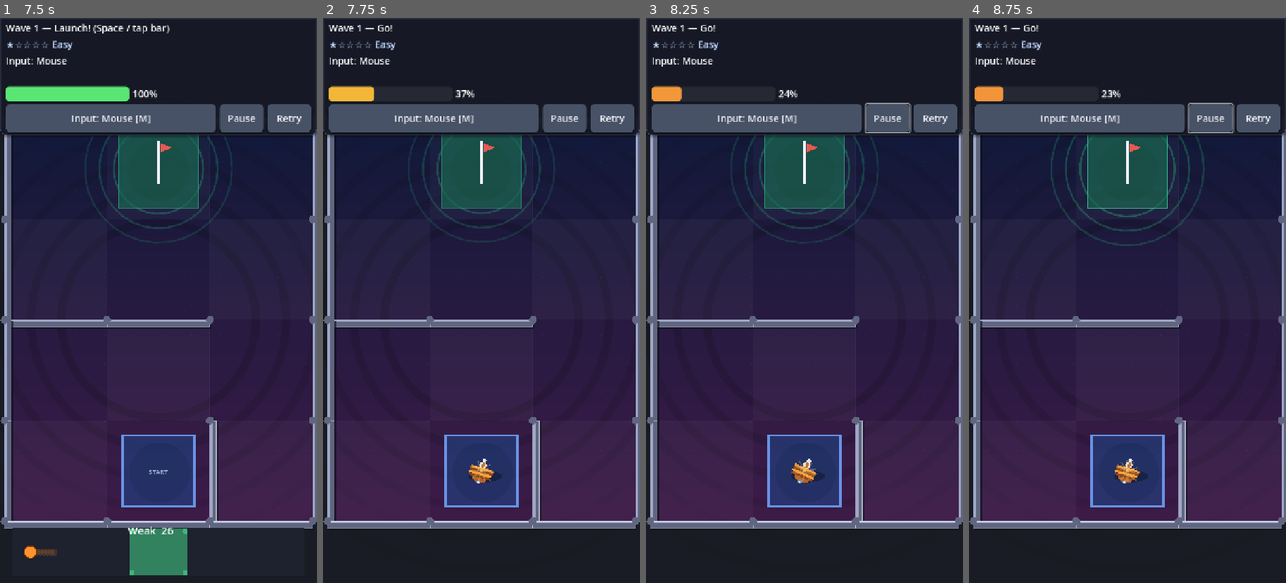
Above: before the commit, frames 1-4 (left to right).
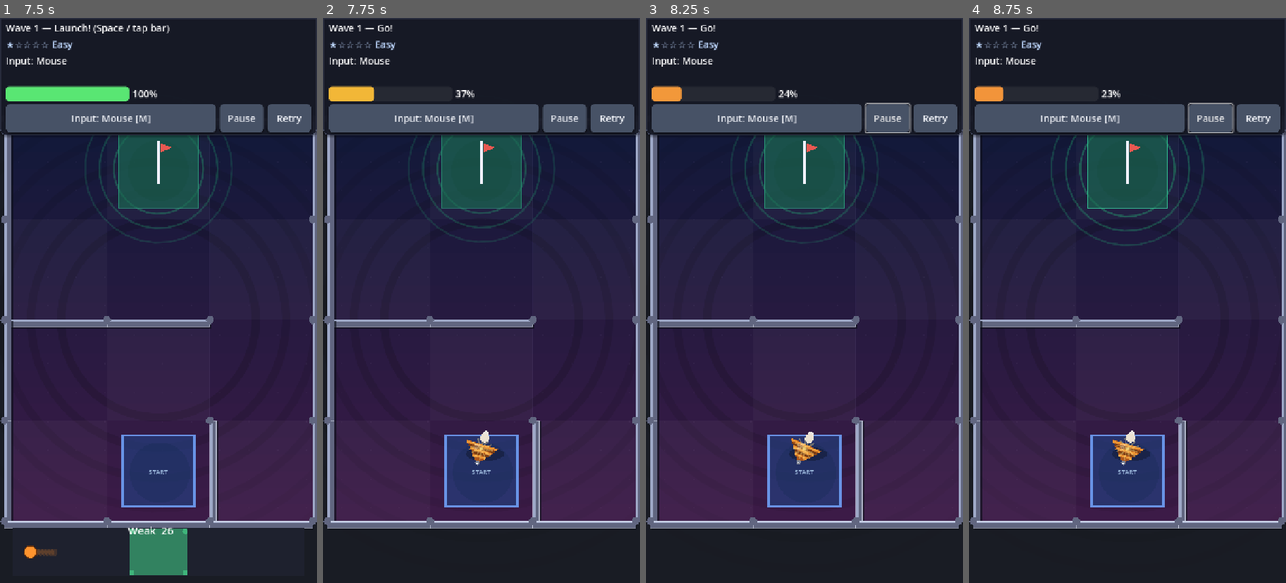
Above: after the commit, the same moments.

Repository: mhaiprojects/Spinning-Top-Maze
Game: Godot game, scene res://scenes/main.tscn
Two runs of this game, one before a commit and one after it. Both use one fixed random seed, a clock stepped at 60 frames per second and the inputs below.
Inputs (mouse positions are in pixels of both pictures, inside the frame that each line leads up to):
- Up to frame 1 (7.5 s): click "Retry" at 0.5 s; click "Retry" at 1.25 s; click "Retry" at 2 s; click "Input: Mouse [M]" at 2.75 s; click "Input: Keyboard [M]" at 3.5 s; click "Input: Drag [M]" at 4.25 s; click "Input: Tilt [M]" at 5 s; click "Pause" at 5.75 s; move the mouse to (142, 413) at 6.52 s; hold Up 6.53-7.25 s; tap Keypad Enter at 6.6 s; click (142, 413) at 6.67 s; drag from (253, 385) to (158, 170) at 7.27 s
- Up to frame 2 (7.75 s): no input
- Up to frame 3 (8.25 s): move the mouse to (709, 215) at 8.02 s; hold Left from 8.03 s (still down); tap Tab at 8.1 s
- Up to frame 4 (8.75 s): keep holding Left

Frame 1 is identical in both runs. In frame 2, 0.6% of the frame differs, in the area x 45-58%, y 73-83%; in frame 3, 0.6%; in frame 4, 0.6%.

Commit message:
2026-11-19 00:09 AEDT: Unfreeze top for real intro→launch→run steering
Root cause: park/freeze during intro and launch left the RigidBody2D with
freeze=true and/or jammed inside start-wall contacts, so steering forces and
even velocity did not move the visible body while power still decayed
(set_run_active(true) also no-opped when fall state was set).

Fix: wake_for_run() always clears fall state and syncs PhysicsServer2D;
deactivate uses collision-off instead of freeze; park the top below the maze
during intro/launch; spawn with run_spawn_position() nudge into the open lane;
_begin_run calls wake + deferred physics sync. STM_DEBUG=1 logs pos/freeze/vel.

Co-authored-by: Cursor <cursoragent@cursor.com>

Diff:
--- a/scripts/main.gd
+++ b/scripts/main.gd
@@ -174,7 +174,7 @@
 	_generate_maze()
 	_top.visible = false
 	_top.set_run_active(false)
-	_top.global_position = Vector2(-4000, -4000)
+	_park_top_off_maze()
 	_launch.visible = false
 	phase = Phase.INTRO
 	if _ui.has_method("on_phase_intro"):
@@ -184,6 +184,12 @@
 
 func _on_launch_released(power: float) -> void:
 	call_deferred("_begin_run", power)
+
+
+func _park_top_off_maze() -> void:
+	var dock: Vector2 = _play_rect.position + Vector2(_play_rect.size.x * 0.5, _play_rect.end.y + 72)
+	_top.global_position = dock
+	_top.sync_physics_state()
 
 
 func _begin_run(power: float) -> void:
@@ -194,8 +200,9 @@
 	_launch.visible = false
 	_launch.cancel()
 	_top.configure_for_wave(wave)
-	_top.reset_top(_maze.start_position(), power)
-	_top.set_run_active(true)
+	_top.reset_top(_maze.run_spawn_position(), power)
+	_top.wake_for_run()
+	_top.call_deferred("sync_physics_state")
 	if _ui.has_method("on_phase_run"):
 		_ui.on_phase_run(wave)
 
--- a/scripts/maze_world.gd
+++ b/scripts/maze_world.gd
@@ -66,6 +66,10 @@
 
 func start_position() -> Vector2:
 	return cell_center(maze_data.start_cell)
+
+
+func run_spawn_position() -> Vector2:
+	return start_position() + Vector2(0, -_cell_size.y * 0.22)
 
 
 func first_wall_body() -> StaticBody2D:
--- a/scripts/spinning_top.gd
+++ b/scripts/spinning_top.gd
@@ -16,7 +16,8 @@
 const HIT_COOLDOWN_MS := 150
 const STEER_FORCE := 480.0
 const MAX_LINEAR_SPEED := 520.0
-const RADIUS := 40.0
+const RADIUS := 46.0
+const TRAIL_JUMP := 100.0
 const TRAIL_LEN := 18
 const FALL_ANIM := 1.0
 
@@ -35,6 +36,8 @@
 var _trail: Array[Vector2] = []
 var _trail_line: Line2D
 var _spark: CPUParticles2D
+var _spark_flash: CPUParticles2D
+var _dbg_tick := 0.0
 
 
 func _ready() -> void:
@@ -57,21 +60,37 @@
 	_trail_line.width = 7.0
 	_trail_line.default_color = Color(1, 0.65, 0.25, 0.5)
 	_trail_line.joint_mode = Line2D.LINE_JOINT_ROUND
+	_trail_line.z_index = 8
 	add_child(_trail_line)
 	_spark = CPUParticles2D.new()
+	_spark.z_index = 120
 	_spark.emitting = false
 	_spark.one_shot = true
-	_spark.amount = 28
-	_spark.lifetime = 0.32
-	_spark.explosiveness = 0.95
+	_spark.amount = 18
+	_spark.lifetime = 0.35
+	_spark.explosiveness = 1.0
 	_spark.direction = Vector2.ZERO
 	_spark.spread = 180.0
-	_spark.initial_velocity_min = 80.0
-	_spark.initial_velocity_max = 220.0
-	_spark.scale_amount_min = 3.0
-	_spark.scale_amount_max = 6.0
-	_spark.color = Color(1.0, 0.85, 0.35)
+	_spark.initial_velocity_min = 120.0
+	_spark.initial_velocity_max = 280.0
+	_spark.scale_amount_min = 4.0
+	_spark.scale_amount_max = 9.0
+	_spark.color = Color(1.0, 0.95, 0.45)
 	add_child(_spark)
+	_spark_flash = CPUParticles2D.new()
+	_spark_flash.z_index = 121
+	_spark_flash.emitting = false
+	_spark_flash.one_shot = true
+	_spark_flash.amount = 10
+	_spark_flash.lifetime = 0.25
+	_spark_flash.explosiveness = 1.0
+	_spark_flash.direction = Vector2.ZERO
+	_spark_flash.spread = 180.0
+	_spark_flash.initial_velocity_min = 60.0
+	_spark_flash.initial_velocity_max = 140.0
+	_spark_flash.color = Color(1, 1, 1)
+	add_child(_spark_flash)
+	z_index = 10
 	set_run_active(false)
 
 
@@ -82,24 +101,60 @@
 
 
 func set_run_active(active: bool) -> void:
-	if _fall_kind != FallKind.NONE:
-		return
-	_run_active = active
+	if not active and _fall_kind != FallKind.NONE:
+		return
 	if active:
-		collision_layer = 1
-		collision_mask = 6
-		set_deferred("contact_monitor", true)
-		freeze = false
-		sleeping = false
-	else:
-		set_deferred("contact_monitor", false)
-		collision_layer = 0
-		collision_mask = 0
-		freeze = true
-		linear_velocity = Vector2.ZERO
-		angular_velocity = 0.0
-		_trail.clear()
-		_trail_line.clear_points()
+		wake_for_run()
+		return
+	_run_active = false
+	contact_monitor = false
+	collision_layer = 0
+	collision_mask = 0
+	freeze = false
+	sleeping = false
+	linear_velocity = Vector2.ZERO
+	angular_velocity = 0.0
+	_trail.clear()
+	_trail_line.clear_points()
+	_sync_physics_body()
+
+
+func wake_for_run() -> void:
+	_fall_kind = FallKind.NONE
+	_falling = false
+	_fall_t = 0.0
+	_run_active = true
+	collision_layer = 1
+	collision_mask = 6
+	freeze = false
+	sleeping = false
+	contact_monitor = true
+	_trail.clear()
+	_trail_line.clear_points()
+	_sync_physics_body()
+
+
+func _sync_physics_body() -> void:
+	freeze = false
+	linear_velocity = Vector2.ZERO
+	angular_velocity = 0.0
+	reset_physics_interpolation()
+	var xf := global_transform
+	PhysicsServer2D.body_set_state(
+		get_rid(),
+		PhysicsServer2D.BODY_STATE_TRANSFORM,
+		xf
+	)
+	PhysicsServer2D.body_set_state(
+		get_rid(),
+		PhysicsServer2D.BODY_STATE_LINEAR_VELOCITY,
+		Vector2.ZERO
+	)
+	PhysicsServer2D.body_set_state(
+		get_rid(),
+		PhysicsServer2D.BODY_STATE_ANGULAR_VELOCITY,
+		0.0
+	)
 
 
 func set_initial_power(p: float) -> void:
@@ -108,6 +163,7 @@
 
 
 func start_goal_victory(target: Vector2) -> void:
+	_clear_trail()
 	_fall_kind = FallKind.GOAL
 	_falling = false
 	_fall_t = 0.0
@@ -125,6 +181,14 @@
 	return int(_fall_kind)
 
 
+func is_run_active() -> bool:
+	return _run_active
+
+
+func sync_physics_state() -> void:
+	_sync_physics_body()
+
+
 func _physics_process(delta: float) -> void:
 	if _fall_kind == FallKind.GOAL:
 		_advance_goal_fall(delta)
@@ -134,6 +198,9 @@
 		return
 	if not _run_active:
 		return
+	if _fall_kind == FallKind.NONE and freeze:
+		freeze = false
+		sleeping = false
 	spin_power = maxf(0.0, spin_power - _decay_rate * delta)
 	power_changed.emit(spin_power)
 	if spin_power <= 0.0:
@@ -153,7 +220,26 @@
 	var spin_rate: float = (spin_power / 100.0) * 24.0
 	angular_velocity = lerp(angular_velocity, spin_rate, 0.15)
 	_push_trail()
+	_debug_motion(delta)
 	queue_redraw()
+
+
+func _debug_motion(delta: float) -> void:
+	if OS.get_environment("STM_DEBUG") != "1":
+		return
+	_dbg_tick += delta
+	if _dbg_tick < 1.0:
+		return
+	_dbg_tick = 0.0
+	print(
+		"STM top pos=%s freeze=%s sleep=%s vel=%s run=%s fall=%d"
+		% [global_position, freeze, sleeping, linear_velocity, _run_active, _fall_kind]
+	)
+
+
+func _clear_trail() -> void:
+	_trail.clear()
+	_trail_line.clear_points()
 
 
 func _advance_goal_fall(delta: float) -> void:
@@ -185,6 +271,8 @@
 
 
 func _push_trail() -> void:
+	if _trail.size() > 0 and global_position.distance_to(_trail.back()) > TRAIL_JUMP:
+		_clear_trail()
 	_trail.push_back(global_position)
 	while _trail.size() > TRAIL_LEN:
 		_trail.pop_front()
@@ -241,6 +329,9 @@
 	_spark.position = spark_local
 	_spark.emitting = true
 	_spark.restart()
+	_spark_flash.position = spark_local
+	_spark_flash.emitting = true
+	_spark_flash.restart()
 	linear_velocity *= HIT_VEL_SCALE
 	hit_wall.emit()
 
@@ -271,12 +362,14 @@
 	_falling = false
 	_fall_kind = FallKind.NONE
 	_fall_t = 0.0
+	_clear_trail()
+	spin_power = clampf(power, 0.0, 100.0)
+	freeze = false
+	sleeping = false
 	global_position = pos
 	linear_velocity = Vector2.ZERO
 	angular_velocity = 0.0
-	spin_power = clampf(power, 0.0, 100.0)
-	_trail.clear()
-	_trail_line.clear_points()
+	_sync_physics_body()
 	power_changed.emit(spin_power)
 	queue_redraw()
 
@@ -300,38 +393,39 @@
 
 
 func _draw_classic_body(spin_ang: float) -> void:
-	var wood_a := Color(0.72, 0.38, 0.14)
-	var wood_b := Color(0.95, 0.62, 0.22)
-	var wood_c := Color(0.55, 0.28, 0.1)
+	var wood_a := Color(0.68, 0.34, 0.12)
+	var wood_b := Color(0.92, 0.58, 0.2)
+	var wood_c := Color(0.48, 0.24, 0.08)
 	var pts := PackedVector2Array([
-		Vector2(-RADIUS * 0.72, -RADIUS * 0.15),
-		Vector2(RADIUS * 0.72, -RADIUS * 0.15),
-		Vector2(RADIUS * 0.38, RADIUS * 0.55),
-		Vector2(0, RADIUS * 0.72),
-		Vector2(-RADIUS * 0.38, RADIUS * 0.55),
+		Vector2(-RADIUS * 0.82, -RADIUS * 0.22),
+		Vector2(RADIUS * 0.82, -RADIUS * 0.22),
+		Vector2(RADIUS * 0.26, RADIUS * 0.48),
+		Vector2(0, RADIUS * 0.78),
+		Vector2(-RADIUS * 0.26, RADIUS * 0.48),
 	])
 	draw_colored_polygon(pts, wood_a)
-	for band_i in 4:
-		var by: float = lerpf(-RADIUS * 0.12, RADIUS * 0.5, float(band_i) / 4.0)
+	for band_i in 5:
+		var by: float = lerpf(-RADIUS * 0.15, RADIUS * 0.55, float(band_i) / 5.0)
 		var col: Color = wood_b if band_i % 2 == 0 else wood_c
-		draw_line(Vector2(-RADIUS * 0.65, by), Vector2(RADIUS * 0.65, by), col, 5.0)
-	var stripe_n := 10
+		var hw: float = lerpf(RADIUS * 0.78, RADIUS * 0.22, float(band_i) / 5.0)
+		draw_line(Vector2(-hw, by), Vector2(hw, by), col, 5.0)
+	var stripe_n := 12
 	for i in stripe_n:
 		var a: float = spin_ang + TAU * float(i) / float(stripe_n)
 		draw_line(
 			Vector2.ZERO,
-			Vector2(cos(a), sin(a)) * RADIUS * 0.62,
-			Color(1, 0.9, 0.55, 0.25),
-			3.0
+			Vector2(cos(a), sin(a)) * RADIUS * 0.55,
+			Color(1, 0.92, 0.55, 0.35),
+			3.5
 		)
-	draw_circle(Vector2(0, -RADIUS * 0.35), RADIUS * 0.2, Color(0.92, 0.88, 0.82))
-	draw_rect(Rect2(-RADIUS * 0.08, -RADIUS * 0.62, RADIUS * 0.16, RADIUS * 0.42), Color(0.75, 0.45, 0.2))
-	draw_circle(Vector2(0, -RADIUS * 0.62), RADIUS * 0.12, Color(0.9, 0.92, 0.95))
-	draw_circle(Vector2(0, RADIUS * 0.64), RADIUS * 0.12, Color(0.55, 0.56, 0.6))
-	draw_circle(Vector2(0, RADIUS * 0.68), RADIUS * 0.05, Color(0.95, 0.95, 1.0))
+	draw_rect(Rect2(-RADIUS * 0.1, -RADIUS * 0.78, RADIUS * 0.2, RADIUS * 0.45), Color(0.78, 0.5, 0.22))
+	draw_circle(Vector2(0, -RADIUS * 0.78), RADIUS * 0.14, Color(0.92, 0.9, 0.88))
+	draw_circle(Vector2(0, -RADIUS * 0.55), RADIUS * 0.22, Color(0.92, 0.88, 0.82))
+	draw_circle(Vector2(0, RADIUS * 0.72), RADIUS * 0.11, Color(0.5, 0.52, 0.58))
+	draw_circle(Vector2(0, RADIUS * 0.76), RADIUS * 0.045, Color(0.95, 0.96, 1.0))
 	var hi := PackedVector2Array([
-		Vector2(-RADIUS * 0.35, -RADIUS * 0.1),
-		Vector2(-RADIUS * 0.05, -RADIUS * 0.22),
-		Vector2(-RADIUS * 0.22, RADIUS * 0.15),
+		Vector2(-RADIUS * 0.4, -RADIUS * 0.12),
+		Vector2(-RADIUS * 0.05, -RADIUS * 0.28),
+		Vector2(-RADIUS * 0.25, RADIUS * 0.2),
 	])
-	draw_colored_polygon(hi, Color(1, 1, 1, 0.18))
+	draw_colored_polygon(hi, Color(1, 1, 1, 0.22))
